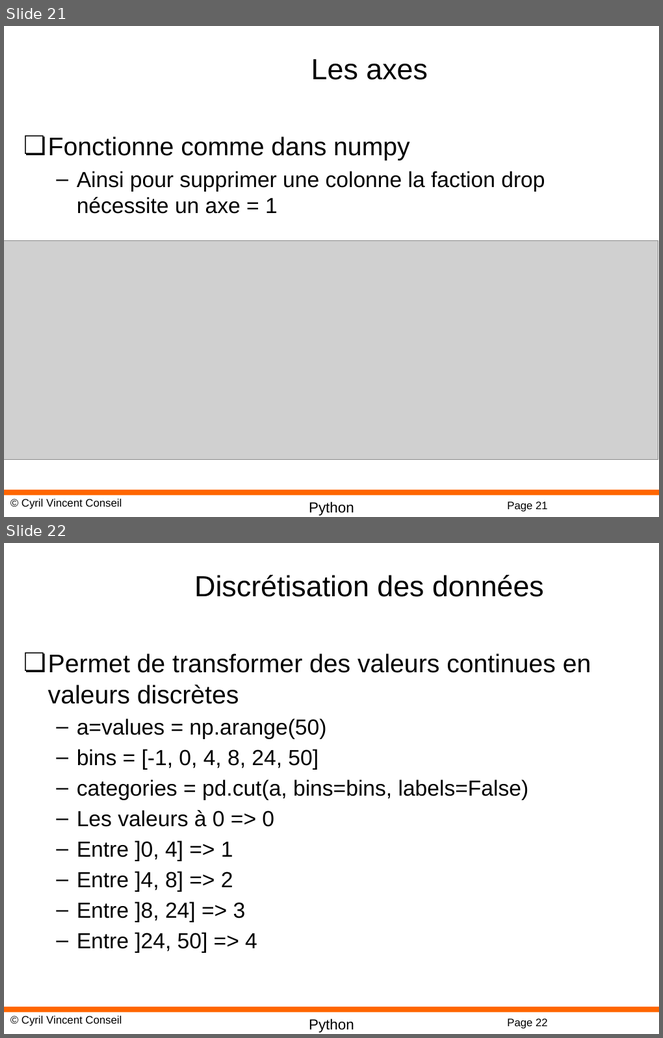
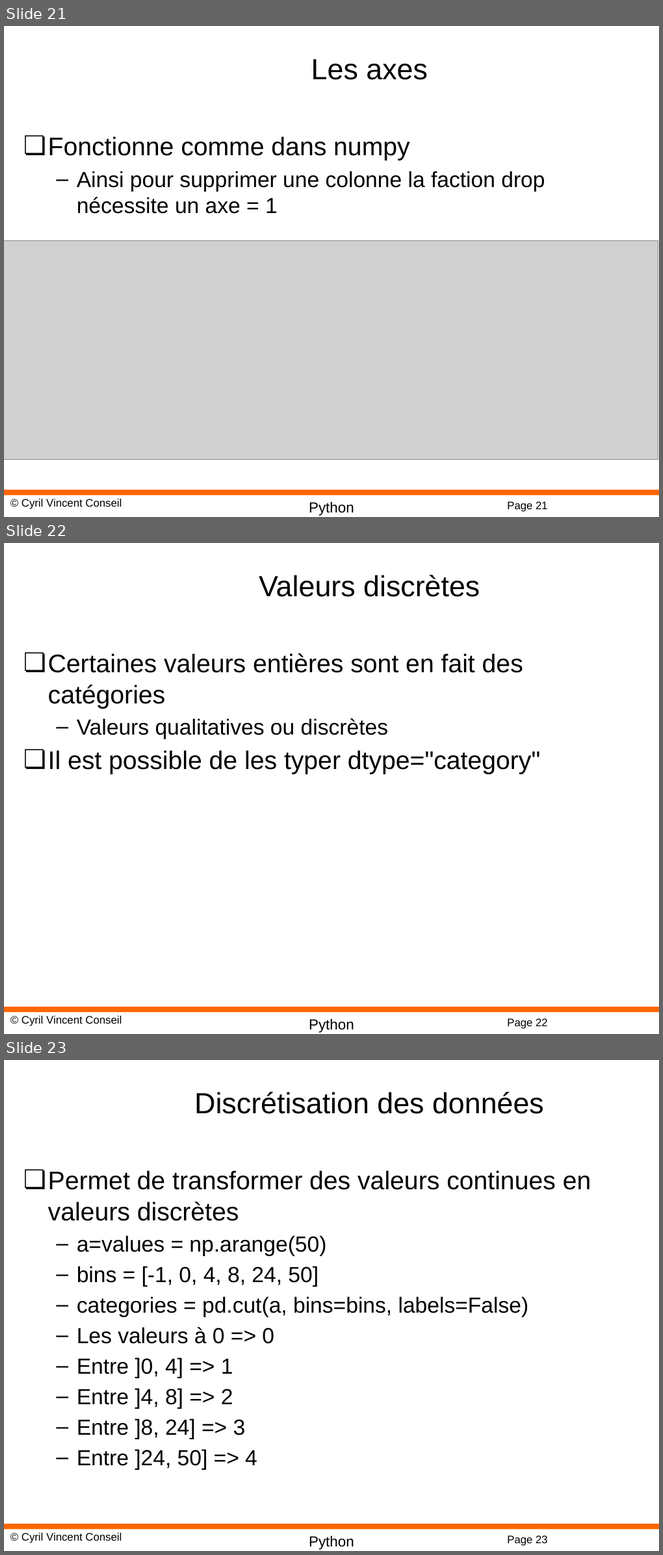
Before and after one commit to cyrilvincent/datascience, a slide deck: ppt/Datascience11-Pandas.pptx. Shown one above the other, each under a label of ours: slides 21 and 22 before the commit, slides 21, 22 and 23 after it. The pictures are 663x1038 and 663x1555 pixels, drawn with LibreOffice and Linux fonts; fonts in the diff are those of the drawing; grey boxes stand for pictures; background and template pictures are left out. Boxes give left, top, right and bottom in pixels: in the first picture for what was removed or moved away, otherwise in the second. Text is boxed around its words. In the diff, an @@ line names an element or a change of style, - is before the commit and + after.

```diff
--- a/ppt/Datascience11-Pandas.pptx
+++ b/ppt/Datascience11-Pandas.pptx
@@ slide 22 added at (x1=4, y1=543, x2=659, y2=1034), background #FFFFFF; not listed: 4 template elements that a slide beside it also shows @@
@@ title added at (x1=259, y1=575, x2=480, y2=597), 32 pt, text #000000 @@
+Valeurs discrètes
@@ text added at (x1=48, y1=653, x2=541, y2=774), 28 pt, text #000000 @@
+❏ Certaines valeurs entières sont en fait des catégories
+  – Valeurs qualitatives ou discrètes
+❏ Il est possible de les typer dtype="category"
@@ what was slide 22 is now slide 23 @@
@@ page number at (x1=507, y1=1536, x2=548, y2=1546): text changed @@
-Page 22
+Page 23
```
Also in this commit, not shown: 1 slide changed, 1 other slide added, 1 slide removed.
